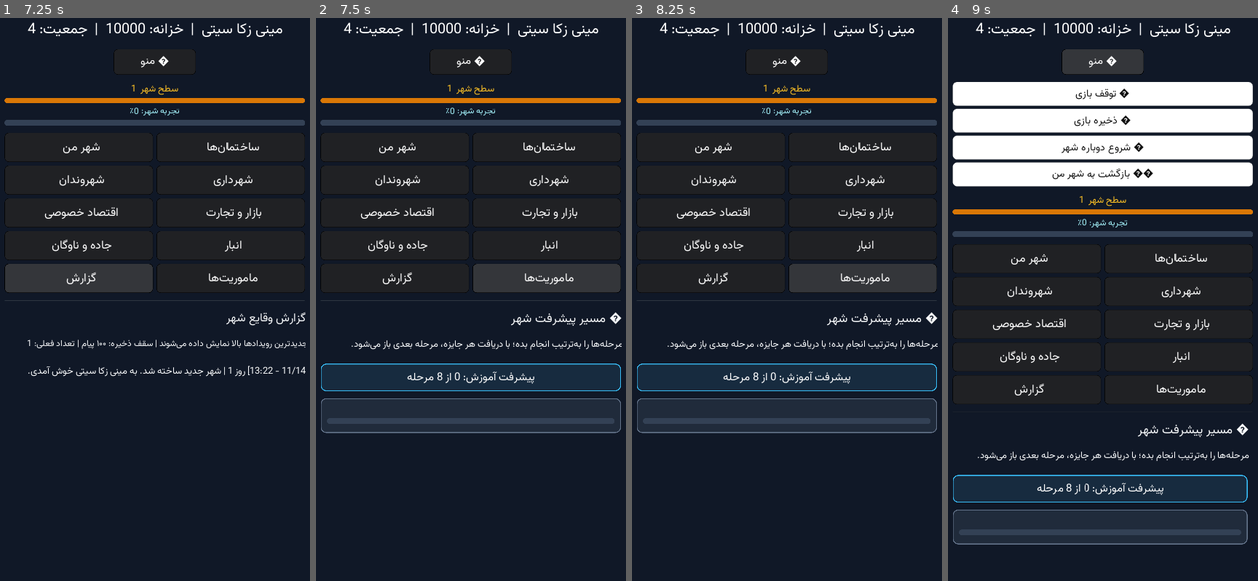
Above: before the commit, frames 1-4 (left to right).
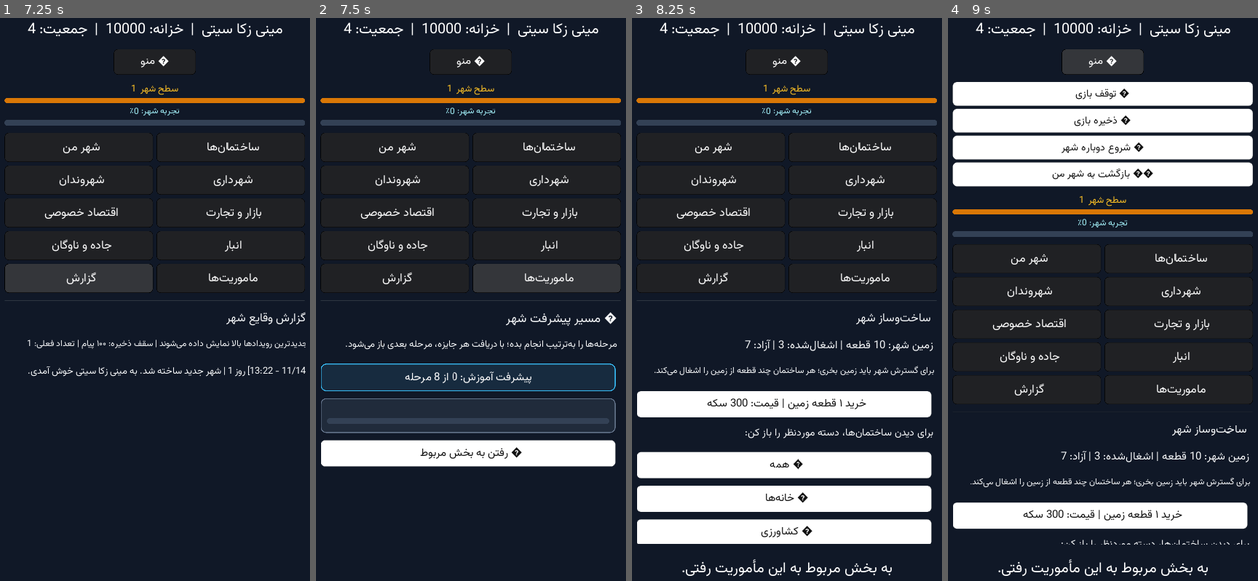
Above: after the commit, the same moments.

Repository: zekainstabot/mini-zeka-city
Game: Godot game, scene res://Main.tscn
Two runs of this game, one before a commit and one after it. Both use one fixed random seed, a clock stepped at 60 frames per second and the inputs below.
Inputs (mouse positions are in pixels of both pictures, inside the frame that each line leads up to):
- Up to frame 1 (7.25 s): click "ﻦﻣ ﺮﻬﺷ" at 0.5 s; click "ﺎﻫ‌ﻥﺎﻤﺘﺧﺎﺳ" at 1.25 s; click "ﻥﺍﺪﻧﻭﺮﻬﺷ" at 2 s; click "ﯼﺭﺍﺩﺮﻬﺷ" at 2.75 s; click "ﯽﺻﻮﺼﺧ ﺩﺎﺼﺘﻗﺍ" at 3.5 s; click "ﺕﺭﺎﺠﺗ ﻭ ﺭﺍﺯﺎﺑ" at 4.25 s; click "ﻥﺎﮔﻭﺎﻧ ﻭ ﻩﺩﺎﺟ" at 5 s; click "ﺭﺎﺒﻧﺍ" at 5.75 s; click "ﺵﺭﺍﺰﮔ" at 6.5 s
- Up to frame 2 (7.5 s): click "ﺎﻫ‌ﺖﯾﺭﻮﻣﺎﻣ" at 7.25 s
- Up to frame 3 (8.25 s): click (783, 451) at 8 s, where only the run after the commit has a clickable "ﻁﻮﺑﺮﻣ ﺶﺨﺑ ﻪﺑ ﻦﺘﻓﺭ ↗"
- Up to frame 4 (9 s): click "ﻮﻨﻣ ☰" at 8.75 s

Frame 1 is identical in both runs. In frame 2, 5.8% of the frame differs, in the area x 1-99%, y 52-80%; in frame 3, 21%, in the area x 1-99%, y 52-100%; in frame 4, 7.9%.

Commit message:
Add navigation buttons to tutorial missions

Diff:
--- a/scripts/Main.gd
+++ b/scripts/Main.gd
@@ -1081,6 +1081,8 @@
 					_apply_font(hint_label, 16)
 					hint_label.add_color_override("font_color", Color("#cbd5e1"))
 					card_body.add_child(hint_label)
+				var go_button = _add_button("↗ رفتن به بخش مربوط", self, "go_to_mission_target", [str(mission.get("id", ""))])
+				_style_button(go_button, false)
 				if is_completed and not is_claimed:
 					var claim_button = Button.new()
 					claim_button.text = PersianText.reshaper("🎁 دریافت جایزه و باز کردن مرحله بعد")
@@ -1367,6 +1369,37 @@
 	_show_message(result.message)
 
 
+func go_to_mission_target(mission_id):
+	var target_page = "home"
+	selected_building_category = ""
+	match str(mission_id):
+		"buy_land_tutorial":
+			target_page = "buildings"
+			selected_building_category = ""
+		"build_house_tutorial":
+			target_page = "buildings"
+			selected_building_category = "خانه‌ها"
+		"build_farm_tutorial":
+			target_page = "buildings"
+			selected_building_category = "کشاورزی"
+		"hire_worker_tutorial":
+			target_page = "citizens"
+		"population_tutorial":
+			target_page = "citizens"
+		"market_tutorial":
+			target_page = "buildings"
+			selected_building_category = "کسب‌وکارها"
+		"transport_tutorial":
+			target_page = "transport"
+		"level_tutorial":
+			target_page = "home"
+		_:
+			target_page = "home"
+	show_page(target_page)
+	if game_scroll_container != null and is_instance_valid(game_scroll_container):
+		game_scroll_container.scroll_vertical = 0
+	_show_message("به بخش مربوط به این مأموریت رفتی.")
+
 func claim_mission(index):
 	var result = game.claim_mission(index)
 	show_page("missions")
